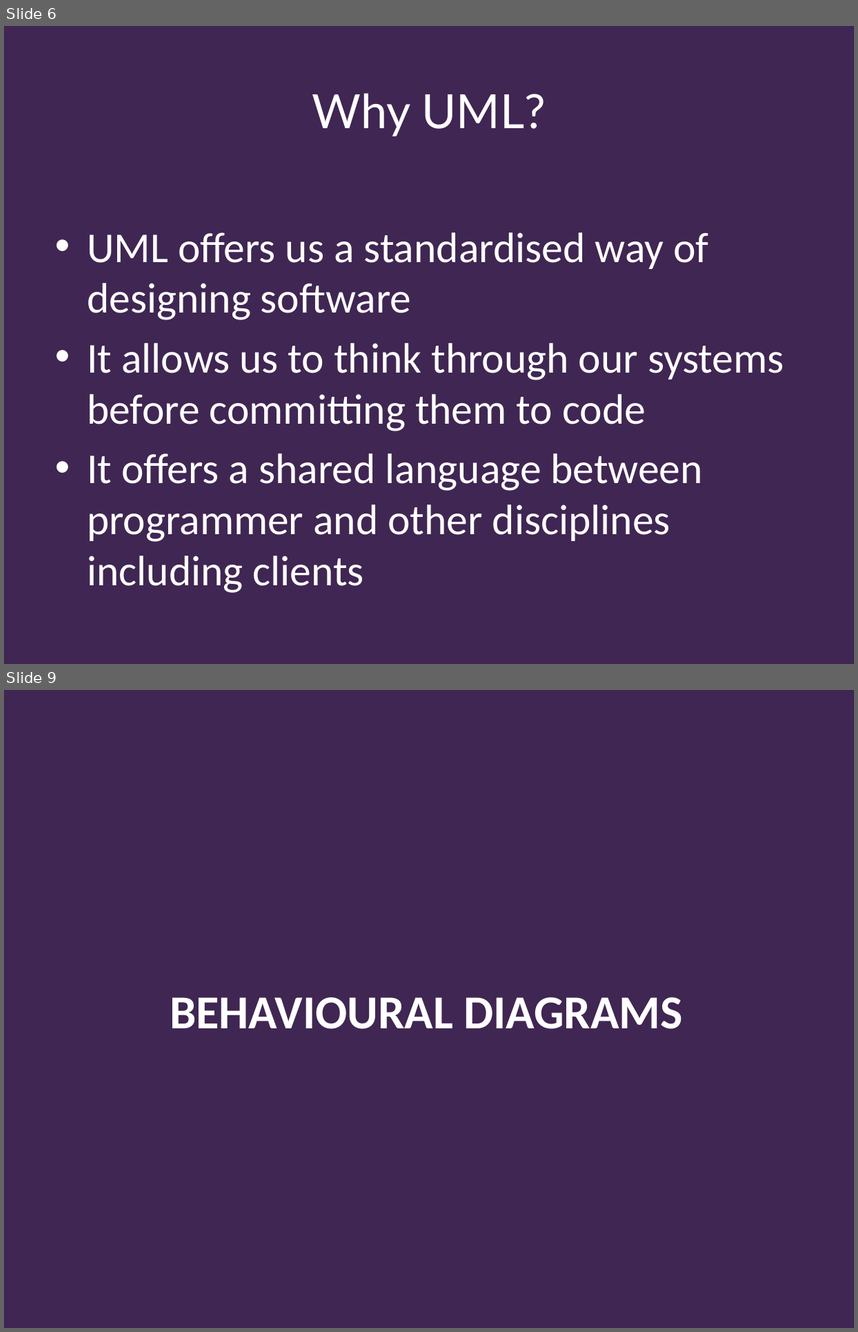
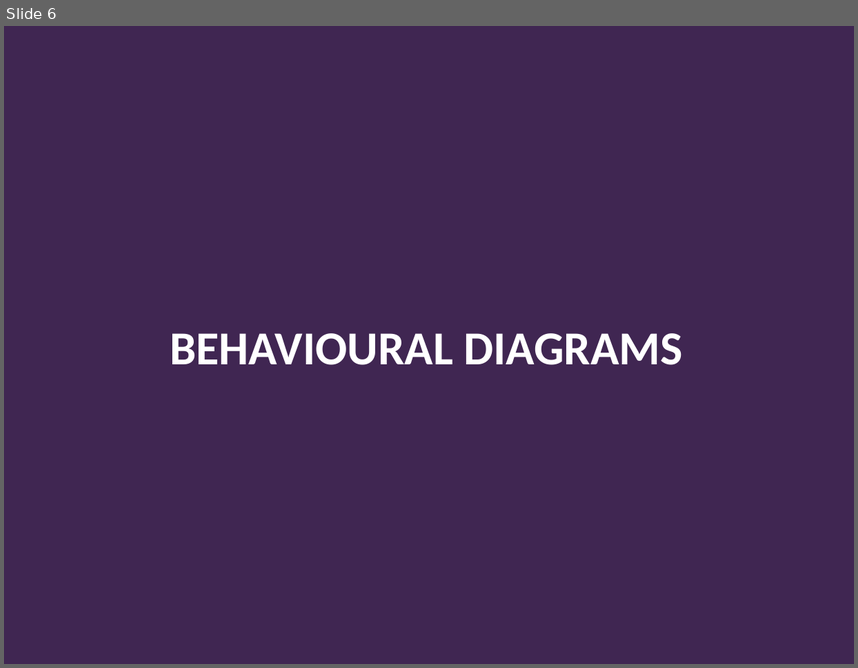
Before and after one commit to Falmouth-Games-Academy/bsc-course-materials, a slide deck: COMP140/05/2019-20-COMP140-05-lecture.pptx. Shown one above the other, each under a label of ours: slides 6 and 9 before the commit, slide 6 after it; the slides between them are not shown. The pictures are 858x1332 and 858x668 pixels, drawn with LibreOffice and Linux fonts; fonts in the diff are those of the drawing; background and template pictures are left out. Boxes give left, top, right and bottom in pixels: in the first picture for what was removed or moved away, otherwise in the second. Text is boxed around its words. In the diff, an @@ line names an element or a change of style, - is before the commit and + after.

Commit message:
Uploaded final iteration, will check before monday

```diff
--- a/COMP140/05/2019-20-COMP140-05-lecture.pptx
+++ b/COMP140/05/2019-20-COMP140-05-lecture.pptx
@@ slide 6 removed at [4,26,854,664], background #402652 @@
@@ title removed at [312,93,546,136] @@
-Why UML?
@@ text removed at [87,232,784,592] @@
-• UML offers us a standardised way of designing software
-• It allows us to think through our systems before committing them to code
-• It offers a shared language between programmer and other disciplines including clients
@@ what was slide 9 is now slide 6 @@
```
Also in this commit, not shown: 4 slides changed, 1 slide added, 28 other slides removed, 24 other files.
